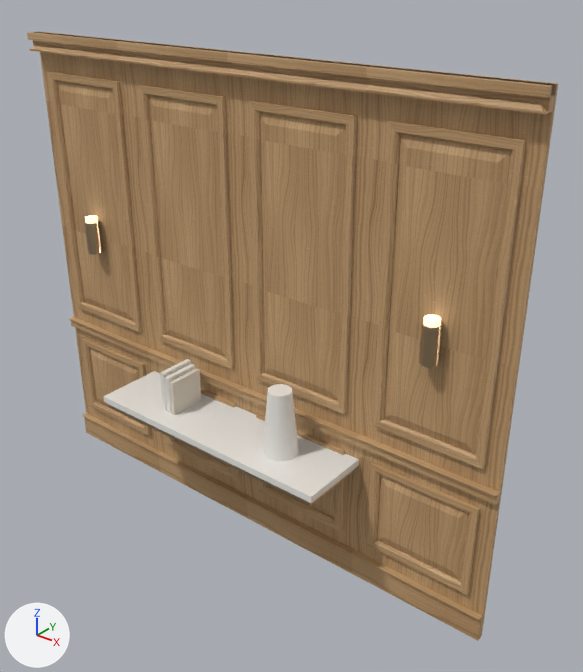
Before and after pictures for a commit that changed the glTF model public/anteprime/showroom/modelli/boiserie.glb.
Camera for both pictures: a camera (50 mm lens) standing at (2.78, -2.93, 3.27) and looking at (0.32, 0.16, 1.36). The lights are fixed; the arrows at lower left show +X, +Y and +Z. The older version comes first. Vertices at exactly the same position are counted once.

Objects in the first picture: 'bronzo', 'ceramica', 'finitura', 'libro2', 'libro4', 'pietra', 'schienale' and 1 more.
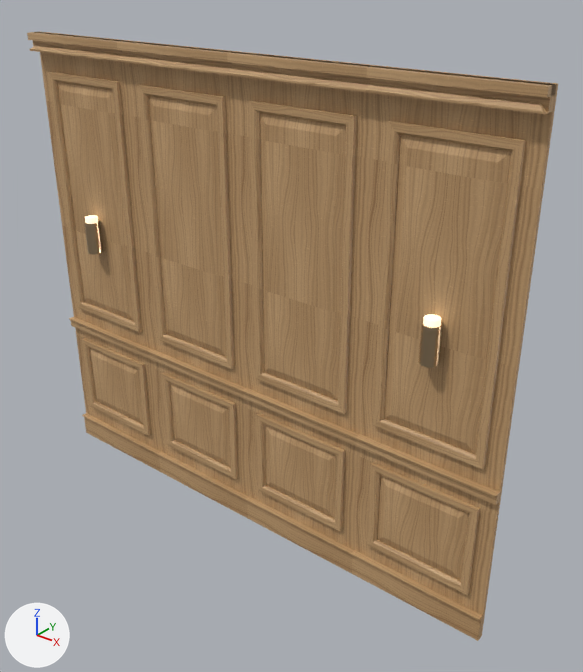
What the commit changed:
me_bronzo is used by ob_bronzo; location (0.0, 0.0, 0.0).
me_bronzo had 152 vertices, 284 faces and spanned x -1.25..1.25, y -0.27..0.13, z 0.7..1.72.
me_bronzo now has 144 vertices, 272 faces and spans x -1.25..1.25, y 0.02..0.13, z 1.52..1.72.
me_bronzo part 1: the loose piece of 8 vertices spanning x -0.78..0.78, y -0.27..0.11, z 0.7..0.74 is deleted.
Object 'ceramica' (ob_ceramica) is deleted.
Object 'libro2' (ob_libro2) is deleted.
Object 'libro4' (ob_libro4) is deleted.
Object 'pietra' (ob_pietra) is deleted.

Pixel boxes (x1, y1, x2, y2) of what changed, in the pictures (583 x 672 px):
'pietra', deleted: before (103, 371, 359, 503)
'ceramica', deleted: before (262, 384, 299, 461)
'bronzo', reshaped (48% shorter): before (84, 220, 442, 506); after (84, 220, 442, 368)
'libro2', deleted: before (169, 368, 201, 415)
'libro4', deleted: before (160, 359, 195, 413)
part 1 of me_bronzo, deleted: before (109, 405, 353, 506)
